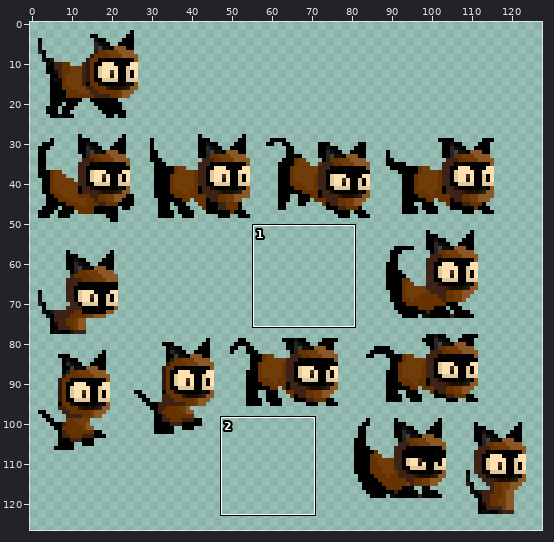
Sprite sheet -- images/player-sheet1.png. The first picture is a wide view before the edit; the outline marks the close-up.
Close-up. As it was:
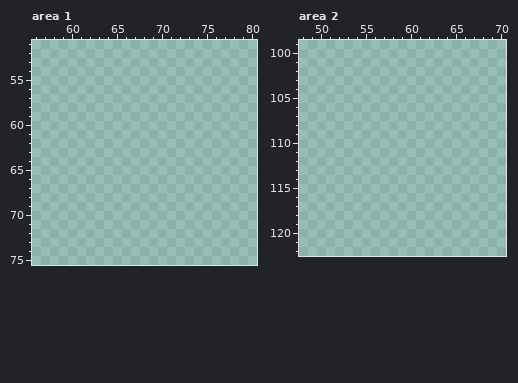
The file is 128x128 pixels. Pixels under 10% opacity are left out. Colours within 5 levels of each other are drawn and written as one. Shown: area 1: x 56..80, y 51..75; area 2: x 48..70, y 99..122. The old version is drawn lined up with the new one. The wide view leaves out empty margins. The commit also changed other parts of the picture, which this record leaves out.
Palette (. is transparent): 
And afterwards:
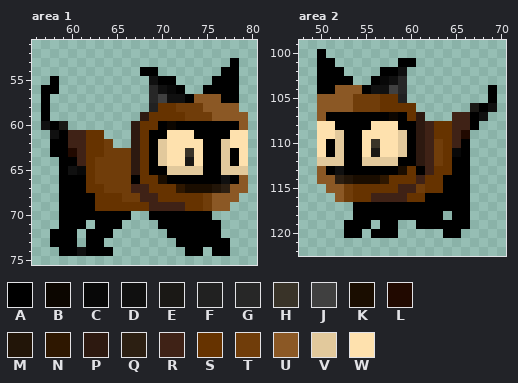
Colours new in this view: A #000000  B #0c0600  C #080808  D #101010  E #1a1815  F #212121  G #272727  H #393328  J #404040  K #1a0d00  L #210900  M #221508  N #2e1700  P #2d1910  Q #2c1f12  R #3f2216  S #663300  T #703d0a  U #8b5825  V #e2c99c  W #fee1ae
Changes in this commit:
drawings rearranged on the sheet (the old picture shows each at its new place; 15 dropped ones are not shown)
Changed rows in their new state; - is an unchanged pixel.
Area 1:
first column x 57:
53 ---------------------A-
54 -----------AA-------AA-
55 -A----------DAA----AAA-
56 AA----------GDCA--AAAA-
57 A-----------GJDDAUUUAA-
58 A-----------FSSTTTUUUU-
59 A----------PSSSSTTTUUUU
60 DAE-------PSSABAAAAAAAU
61 -DARRSS---PSAAWWWAAAAWW
62 -AARRSST--PSAVWWWWAAVWW
63 -AALRSSTTTPSAVWWHWAAVAW
64 --AARSTTTTPSAVWWEWAAVAW
65 --ADCSTTTTPSAAVVVVAAVVV
66 --AAASTTTTASSKAAAAAADAU
67 --AAASSTTTRRSSSNKKKMQUU
68 --AAAASSSTTRRSSSSSTUUU-
69 --AAAASSSSSSRRRRSSTUU--
70 --AAAAAAAA--AAAAAAA----
71 --AAA-AAA----AAAAAAA---
72 -AAA-AAA------AAAAAA---
73 -AAA-AA--------AAAAAA--
74 --AADAAA--------AA-AA--
Area 2:
first column x 50:
100 A-------------------
101 AA-------AA---------
102 AAA----AAD----------
103 AAAA--ACDG----------
104 AAUUUADDJG---------A
105 UUUUTTTSSF---------A
106 UUUUTTTSSSS------EAD
107 UAAAAAAABASP---RRAD-
108 WWAAAAWWWAAPRSSRRA--
109 WWVAAWWWWVAPRSSRL---
110 WAVAAWHWWVAPRTSRA---
111 WAVAAWEWWVAPRTSCA---
112 VVVAAVVVVAAPRTSAA---
113 UADAAAAAAKSARSSAA---
114 UUQMKKKNSSSRSSAAA---
115 -UUTSSSSSRRTSSAAA---
116 --UTSSRRRRSSAAAAA---
117 ----AAAAAAAAAAAAA---
118 ----AAAAAAAAAA-AA---
119 ---AAA-AA--AAAAAA---
120 ---AA-AAA-----AA----
Boxes around the changes in both close-ups, in picture pixels (x1, y1, x2, y2):
added: (41, 58, 248, 256)
added: (317, 49, 497, 238)
